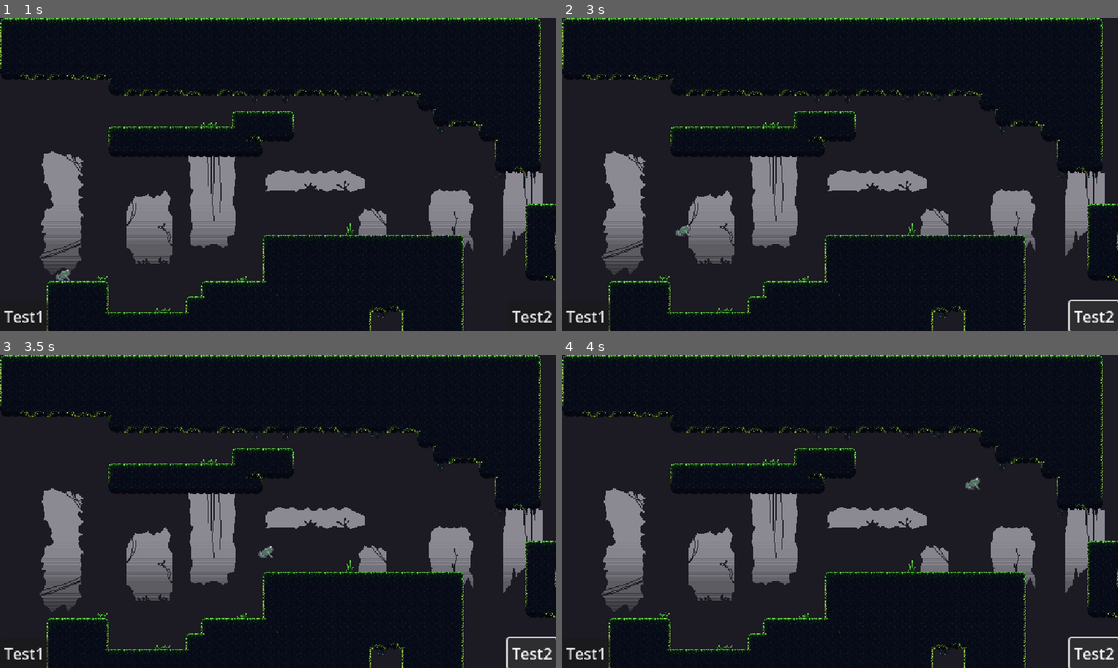
Above: before the commit, frames 1-4 (two rows, left to right).
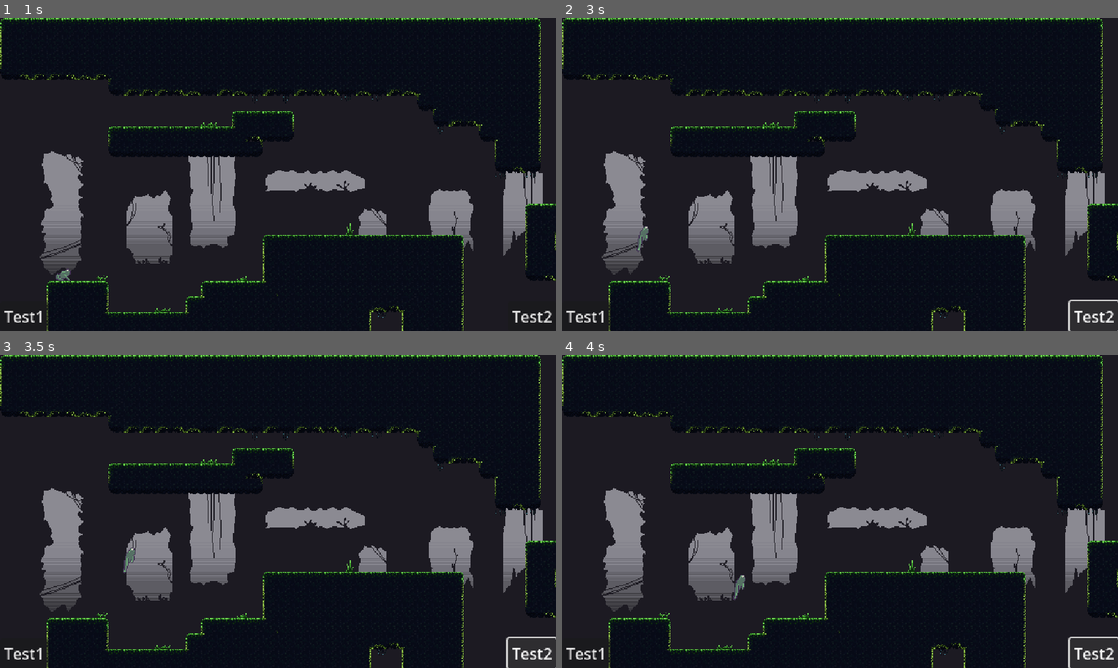
Above: after the commit, the same moments.

Repository: Dreiforce/DissGame
Game: Godot game, scene res://MainMenu.tscn
Same seed, same stepped clock (60 frames per second), same inputs: the game is played once before the commit and once after it.
Inputs:
- Up to frame 1 (1 s): click "New Game" at 0.5 s
- Up to frame 2 (3 s): click "Test1" at 1.25 s; click "Test2" at 2 s; tap Enter at 2.75 s; hold D (move_right) from 2.78 s (still down); tap W (jump) at 2.85 s
- Up to frame 3 (3.5 s): keep holding D (move_right); tap W (jump) at 3.02, 3.32 s
- Up to frame 4 (4 s): keep holding D (move_right); tap W (jump) at 3.6, 3.77 s

Frame 1 is identical in both runs. In frame 2, 0.2% of the frame differs, in the area x 13-24%, y 65-75%; in frame 3, 0.2%; in frame 4, 0.2%, in the area x 30-76%, y 38-79%.

Commit message:
add character animation

Diff:
--- a/scenes/character.gd
+++ b/scenes/character.gd
@@ -1,7 +1,7 @@
 extends CharacterBody2D
 
 
-const SPEED = 300.0
+const SPEED = 100.0
 const JUMP_VELOCITY = -400.0
 
 # Get the gravity from the project settings to be synced with RigidBody nodes.
@@ -9,6 +9,7 @@
 
 func _physics_process(_delta):
 	# Add the gravity.
+	change_animation()
 	if not is_on_floor():
 		velocity.y += gravity * _delta
 
@@ -25,3 +26,20 @@
 		velocity.x = move_toward(velocity.x, 0, SPEED)
 
 	move_and_slide()
+
+
+
+func change_animation():
+	if velocity.x > 0:
+		$AnimatedSprite2D.flip_h = false
+	if velocity.x < 0:
+		$AnimatedSprite2D.flip_h = true
+
+
+	if velocity.y != 0: # negative Y is up
+		$AnimatedSprite2D.play("jump")
+	else:
+		if velocity.x != 0:
+			$AnimatedSprite2D.play("walk")
+		else:
+			$AnimatedSprite2D.play("idle")
--- a/scenes/character.tscn
+++ b/scenes/character.tscn
@@ -9,10 +9,6 @@
 [sub_resource type="AtlasTexture" id="AtlasTexture_5nuax"]
 atlas = ExtResource("1_26q17")
 region = Rect2(16, 128, 16, 16)
-
-[sub_resource type="AtlasTexture" id="AtlasTexture_7r3k0"]
-atlas = ExtResource("1_26q17")
-region = Rect2(112, 128, 16, 16)
 
 [sub_resource type="AtlasTexture" id="AtlasTexture_gyvpb"]
 atlas = ExtResource("1_26q17")
@@ -65,9 +61,6 @@
 }, {
 "frames": [{
 "duration": 1.0,
-"texture": SubResource("AtlasTexture_7r3k0")
-}, {
-"duration": 1.0,
 "texture": SubResource("AtlasTexture_gyvpb")
 }],
 "loop": true,
@@ -111,7 +104,7 @@
 
 [node name="AnimatedSprite2D" type="AnimatedSprite2D" parent="."]
 sprite_frames = SubResource("SpriteFrames_v7ntw")
-animation = &"idle"
+animation = &"jump"
 
 [node name="CollisionShape2D" type="CollisionShape2D" parent="."]
 position = Vector2(0, 1.5)
Not shown: 1 places in scenes/character.tscn that only renumber resources
